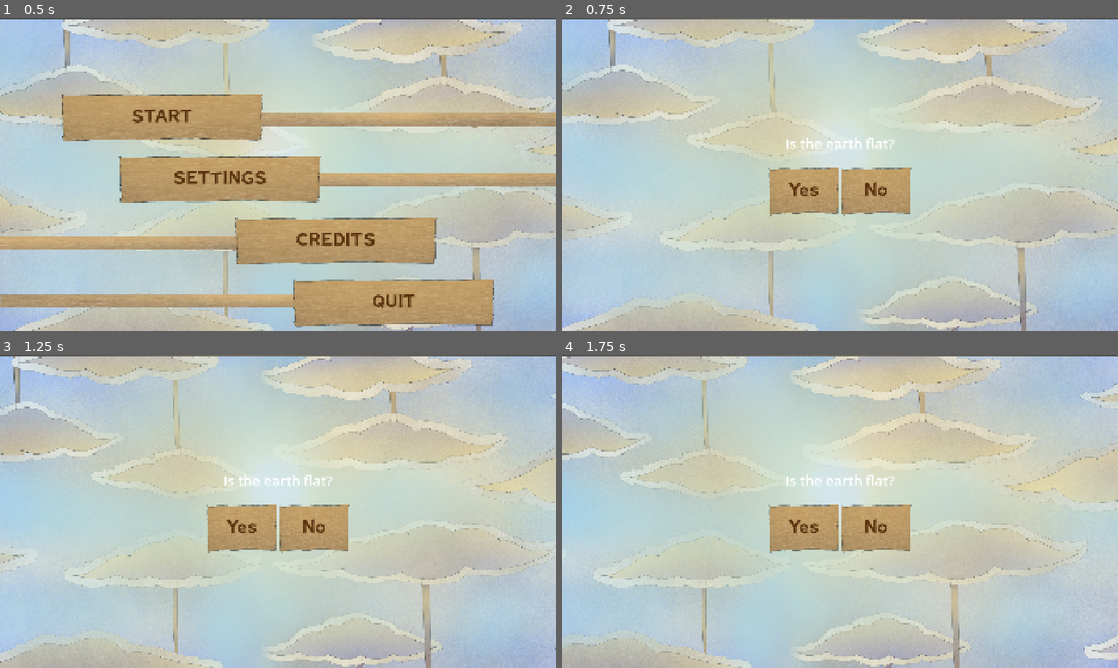
Above: before the commit, frames 1-4 (two rows, left to right).
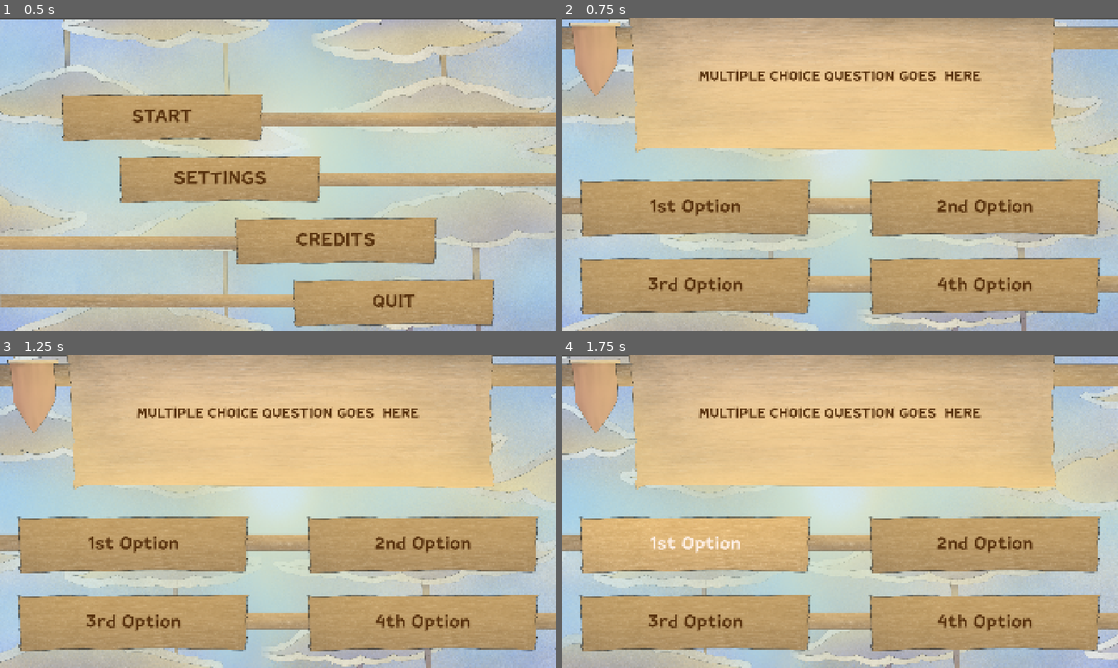
Above: after the commit, the same moments.

Repository: Mr-Patipa/Rockstair-Brackeys-Game-Jam-2026
Game: Godot game, scene res://Scenes/BaseGameScenes/MainMenu.tscn
Two runs of this game, one before a commit and one after it. Both use one fixed random seed, a clock stepped at 60 frames per second and the inputs below.
Inputs (mouse positions are in pixels of both pictures, inside the frame that each line leads up to):
- Up to frame 1 (0.5 s): no input
- Up to frame 2 (0.75 s): click "START" at 0.5 s
- Up to frame 3 (1.25 s): no input
- Up to frame 4 (1.75 s): click (695, 545) at 1.25 s, where only the run after the commit has a clickable "1st Option"

Frame 1 is identical in both runs. In frame 2, 64% of the frame differs, in the area x 0-100%, y 0-95%; in frame 3, 63%; in frame 4, 64%.
Error after the commit: Cannot call method 'get_children' on a null value. (res://Scripts/question_list_handler.gd:24)

Commit message:
Main Game Question Scene UI

Diff:
--- a/brackey's-game/Scenes/BackgroundScenes/CloudMovingLoop.tscn
+++ b/brackey's-game/Scenes/BackgroundScenes/CloudMovingLoop.tscn
@@ -1,7 +1,7 @@
 [gd_scene format=3 uid="uid://dnai8gsubyu16"]
 
 [ext_resource type="Texture2D" uid="uid://c88nwnmv1yjg6" path="res://Resources/Art/Background/Brackeys sky clouds v2 sky.png" id="2_ugyqy"]
-[ext_resource type="Shader" uid="uid://bcm0wxs441p1j" path="res://Resources/CloudMovingLoop.gdshader" id="3_4ubi6"]
+[ext_resource type="Shader" uid="uid://bcm0wxs441p1j" path="res://Resources/Shaders/CloudMovingLoop.gdshader" id="3_4ubi6"]
 [ext_resource type="Texture2D" uid="uid://dsftwrx3gqr2w" path="res://Resources/Art/Background/Brackeys sky clouds v2.png" id="3_7efcw"]
 [ext_resource type="Texture2D" uid="uid://vjtghpfl8s42" path="res://Resources/Art/Background/Brackeys sky clouds v2 sun.png" id="4_4ubi6"]
 
--- a/brackey's-game/Scenes/TriviaLayoutScenes/MultipleChoice.tscn
+++ b/brackey's-game/Scenes/TriviaLayoutScenes/MultipleChoice.tscn
@@ -1,4 +1,7 @@
 [gd_scene format=3 uid="uid://dfti0s8i3sw4l"]
+
+[ext_resource type="Theme" uid="uid://spam7lnwgls4" path="res://Resources/Themes&StyleBox/UI.tres" id="1_3t1jb"]
+[ext_resource type="Texture2D" uid="uid://36bl8be1ct1o" path="res://Resources/Art/Bare UI Layout/Brackey Multiple choice without the interactable components.png" id="2_2s5mn"]
 
 [node name="MultipleChoice" type="Control" unique_id=1727827449]
 layout_mode = 3
@@ -7,6 +10,13 @@
 anchor_bottom = 1.0
 grow_horizontal = 2
 grow_vertical = 2
+theme = ExtResource("1_3t1jb")
+
+[node name="TextureRect" type="TextureRect" parent="." unique_id=74407217]
+layout_mode = 0
+offset_right = 1920.0
+offset_bottom = 1080.0
+texture = ExtResource("2_2s5mn")
 
 [node name="VBoxContainer2" type="VBoxContainer" parent="." unique_id=1556267004]
 layout_mode = 1
@@ -15,23 +25,50 @@
 anchor_top = 0.5
 anchor_right = 0.5
 anchor_bottom = 0.5
-offset_left = -76.0
-offset_top = -64.0
-offset_right = 76.0
-offset_bottom = 64.0
+offset_left = -551.0
+offset_top = -358.0
+offset_right = 551.0
+offset_bottom = 358.0
 grow_horizontal = 2
 grow_vertical = 2
-theme_override_constants/separation = 50
+theme_override_constants/separation = 200
 
 [node name="Label" type="Label" parent="VBoxContainer2" unique_id=590313894]
+custom_minimum_size = Vector2(1300, 300)
 layout_mode = 2
+size_flags_horizontal = 4
 theme_override_font_sizes/font_size = 48
 text = "MULTIPLE CHOICE QUESTION GOES  HERE"
 horizontal_alignment = 1
+vertical_alignment = 1
+autowrap_mode = 3
 
-[node name="GridContainer" type="GridContainer" parent="VBoxContainer2" unique_id=1326999927]
+[node name="MarginContainer" type="MarginContainer" parent="VBoxContainer2" unique_id=1356288019]
+layout_mode = 2
+
+[node name="GridContainer" type="GridContainer" parent="VBoxContainer2/MarginContainer" unique_id=1326999927]
 layout_mode = 2
 size_flags_horizontal = 4
-theme_override_constants/h_separation = 10
-theme_override_constants/v_separation = 10
+theme_override_constants/h_separation = 200
+theme_override_constants/v_separation = 70
 columns = 2
+
+[node name="Option1Button" type="Button" parent="VBoxContainer2/MarginContainer/GridContainer" unique_id=487757268]
+custom_minimum_size = Vector2(800, 200)
+layout_mode = 2
+text = "1st Option"
+
+[node name="Option2Button" type="Button" parent="VBoxContainer2/MarginContainer/GridContainer" unique_id=1915354358]
+custom_minimum_size = Vector2(800, 200)
+layout_mode = 2
+text = "2nd Option"
+
+[node name="Option3Button" type="Button" parent="VBoxContainer2/MarginContainer/GridContainer" unique_id=1574323103]
+custom_minimum_size = Vector2(800, 200)
+layout_mode = 2
+text = "3rd Option"
+
+[node name="Option4Button" type="Button" parent="VBoxContainer2/MarginContainer/GridContainer" unique_id=2045534842]
+custom_minimum_size = Vector2(800, 200)
+layout_mode = 2
+text = "4th Option"
--- a/brackey's-game/Scenes/TriviaLayoutScenes/TrueOrFalse.tscn
+++ b/brackey's-game/Scenes/TriviaLayoutScenes/TrueOrFalse.tscn
@@ -1,4 +1,7 @@
 [gd_scene format=3 uid="uid://hn4w8jewj1kx"]
+
+[ext_resource type="Theme" uid="uid://spam7lnwgls4" path="res://Resources/Themes&StyleBox/UI.tres" id="1_wa3fr"]
+[ext_resource type="Texture2D" uid="uid://bmygprpmoiu7f" path="res://Resources/Art/Bare UI Layout/Brackey UI TrueOrFalse without the interactable components.png" id="2_k1hr1"]
 
 [node name="TrueOrFalse" type="Control" unique_id=697201335]
 layout_mode = 3
@@ -7,6 +10,13 @@
 anchor_bottom = 1.0
 grow_horizontal = 2
 grow_vertical = 2
+theme = ExtResource("1_wa3fr")
+
+[node name="TextureRect" type="TextureRect" parent="." unique_id=35714364]
+layout_mode = 0
+offset_right = 1920.0
+offset_bottom = 1080.0
+texture = ExtResource("2_k1hr1")
 
 [node name="VBoxContainer2" type="VBoxContainer" parent="." unique_id=154364884]
 layout_mode = 1
@@ -21,25 +31,38 @@
 offset_bottom = 64.0
 grow_horizontal = 2
 grow_vertical = 2
-theme_override_constants/separation = 50
+theme_override_constants/separation = 170
 
 [node name="Label" type="Label" parent="VBoxContainer2" unique_id=183242991]
+custom_minimum_size = Vector2(1300, 300)
 layout_mode = 2
 theme_override_font_sizes/font_size = 48
 text = "TRUE OR FALSE QUESTION GOES HERE"
 horizontal_alignment = 1
+vertical_alignment = 1
+autowrap_mode = 3
 
-[node name="HBoxContainer" type="HBoxContainer" parent="VBoxContainer2" unique_id=728655097]
+[node name="VBoxContainer" type="VBoxContainer" parent="VBoxContainer2" unique_id=495468075]
 layout_mode = 2
 size_flags_horizontal = 4
-theme_override_constants/separation = 10
+theme_override_constants/separation = 65
 
-[node name="TrueButton" type="Button" parent="VBoxContainer2/HBoxContainer" unique_id=61998246]
+[node name="MarginContainer" type="MarginContainer" parent="VBoxContainer2/VBoxContainer" unique_id=1255266166]
+layout_mode = 2
+theme_override_constants/margin_right = 400
+
+[node name="TrueButton" type="Button" parent="VBoxContainer2/VBoxContainer/MarginContainer" unique_id=61998246]
+custom_minimum_size = Vector2(0, 200)
 layout_mode = 2
 text = "TRUE BUTTON
 "
 
-[node name="False Button" type="Button" parent="VBoxContainer2/HBoxContainer" unique_id=1960553295]
+[node name="MarginContainer2" type="MarginContainer" parent="VBoxContainer2/VBoxContainer" unique_id=1316394829]
+layout_mode = 2
+theme_override_constants/margin_left = 400
+
+[node name="False Button" type="Button" parent="VBoxContainer2/VBoxContainer/MarginContainer2" unique_id=1960553295]
+custom_minimum_size = Vector2(800, 200)
 layout_mode = 2
 text = "FALSE BUTTON
 "
Renamed: brackey's-game/Resources/CloudMovingLoop.gdshader -> brackey's-game/Resources/Shaders/CloudMovingLoop.gdshader
Renamed: brackey's-game/Resources/CloudMovingLoop.gdshader.uid -> brackey's-game/Resources/Shaders/CloudMovingLoop.gdshader.uid
